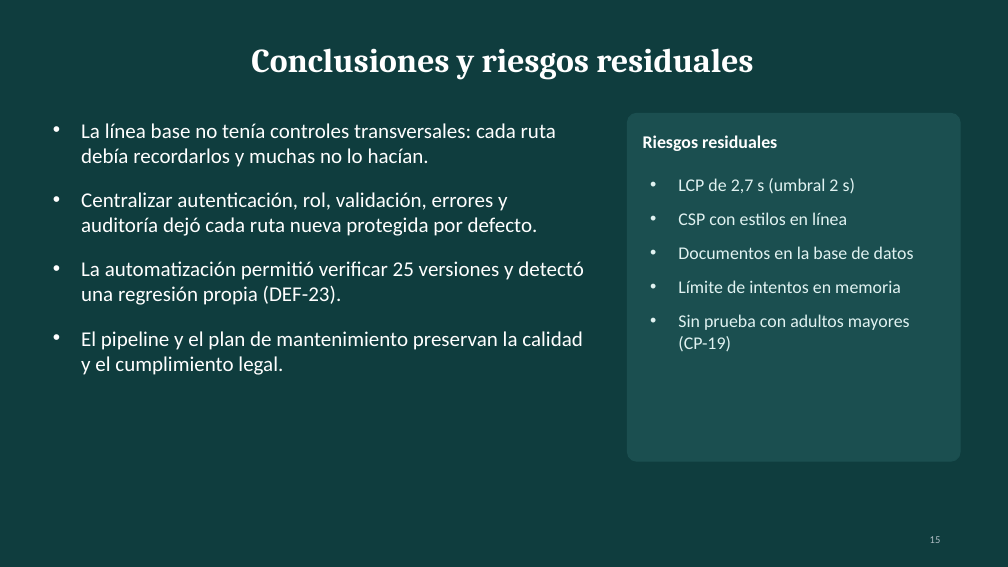
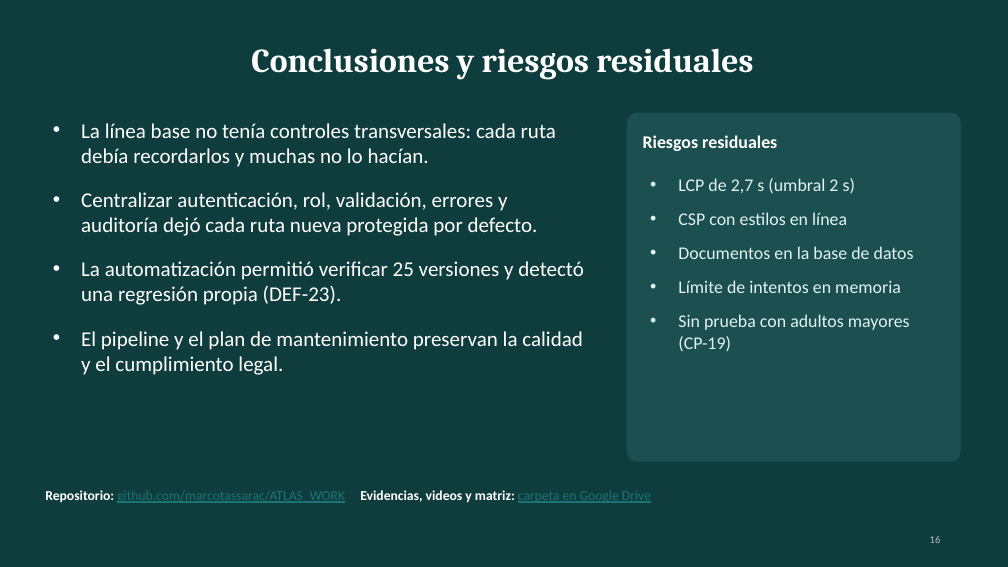
Before and after one commit to marcotassarac/ATLAS_WORK, a slide deck: slide 16 of entrega_final/Presentacion_EP3_Atlas.pptx (slide 15 before the commit). Drawn at 1008x567 pixels with LibreOffice and Linux fonts; fonts in the diff are those of the drawing. Boxes give left, top, right and bottom in pixels: in the first picture for what was removed or moved away, otherwise in the second. Text is boxed around its words. In the diff, an @@ line names an element or a change of style, - is before the commit and + after.

```diff
--- a/entrega_final/Presentacion_EP3_Atlas.pptx
+++ b/entrega_final/Presentacion_EP3_Atlas.pptx
@@ text added at (45,490,651,503), 13 pt, text #1B7576, underline @@
+Repositorio: github.com/marcotassarac/ATLAS_WORK Evidencias, videos y matriz: carpeta en Google Drive
```
Also in this commit, not shown: 3 other slides changed, 1 slide added.
